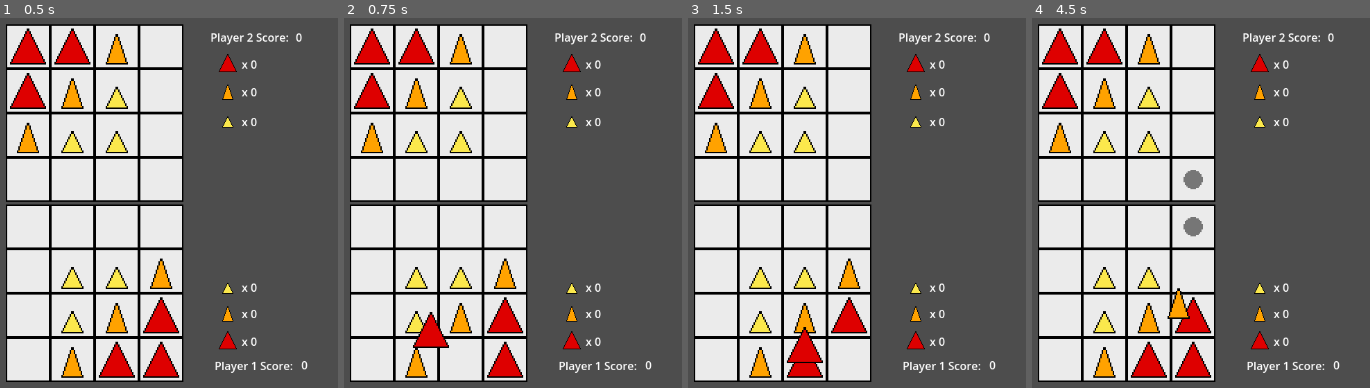
Above: before the commit, frames 1-4 (left to right).
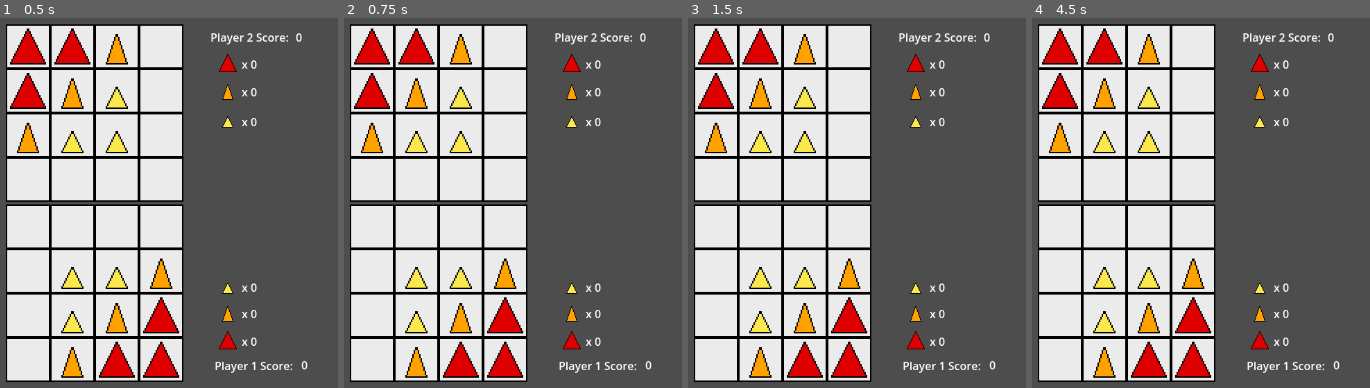
Above: after the commit, the same moments.

Repository: Lorenzo603/martian-chess
Game: Godot game, scene res://main.tscn
Two runs of this game, one before a commit and one after it. Both use one fixed random seed, a clock stepped at 60 frames per second and the inputs below.
Inputs (mouse positions are in pixels of both pictures, inside the frame that each line leads up to):
- Up to frame 1 (0.5 s): no input
- Up to frame 2 (0.75 s): tap Enter at 0.5 s; drag from (462, 358) to (371, 269) at 0.52 s
- Up to frame 3 (1.5 s): drag from (850, 358) to (715, 314) at 1.27 s
- Up to frame 4 (4.5 s): move the mouse to (1194, 314) at 2.02 s; hold Up (ui_up) 2.03-2.75 s; tap O at 2.1 s; click (1194, 314) at 2.17 s; tap Space at 2.75 s; drag from (1102, 358) to (1150, 269) at 2.77 s; drag from (1150, 314) to (1353, 203) at 3.52 s; drag from (1194, 269) to (1150, 358) at 4.27 s

Frame 1 is identical in both runs. In frame 2, 1.2% of the frame differs, in the area x 20-40%, y 79-98%; in frame 3, 1.0%; in frame 4, 1.1%.

Commit message:
Player goes second

Diff:
--- a/Board.gd
+++ b/Board.gd
@@ -7,8 +7,8 @@
 
 enum GameMode {TWO_PLAYER, RANDOM_AI, HIGH_SCORE_AI, MINMAX_AI}
 @export var game_mode: GameMode = GameMode.TWO_PLAYER
-
-var player_turn = 1
+@export var player_turn: int = 1
+
 var game_over = false
 
 # row index is player index (player_turn - 1)
@@ -42,6 +42,8 @@
 
 func _ready():
 	SignalBus.end_turn.connect(_on_end_turn)
+	if player_turn == 2:
+		SignalBus.end_turn.emit()
 
 func update_player_turn():
 	player_turn += 1
--- a/GameController.gd
+++ b/GameController.gd
@@ -4,8 +4,6 @@
 const piece_medium_texture = preload("res://Assets/Sprites/PieceMedium.png")
 
 @onready var board = get_node("../Board")
-
-# TODO: player goes second
 
 func _ready():
 	SignalBus.piece_moved.connect(_on_piece_moved)
--- a/PieceBig.gd
+++ b/PieceBig.gd
@@ -69,7 +69,6 @@
 		[board.previous_starting_tile_x, board.previous_starting_tile_y,
 			board.previous_destination_tile_x, board.previous_destination_tile_y])
 	for move in legal_moves:
-		# TODO: optimize by creating a method that gets the whole list of tiles in one go
 		var tile = board.get_tile_by_coord(
 			move[MartianChessEngine.DESTINATION_TILE_X],
 			move[MartianChessEngine.DESTINATION_TILE_Y]
--- a/main.tscn
+++ b/main.tscn
@@ -24,6 +24,7 @@
 [node name="Board" type="Node" parent="."]
 script = ExtResource("1_xp1cc")
 game_mode = 3
+player_turn = 2
 
 [node name="Tile" parent="Board" instance=ExtResource("1_8shwo")]
 position = Vector2(212, 548)
